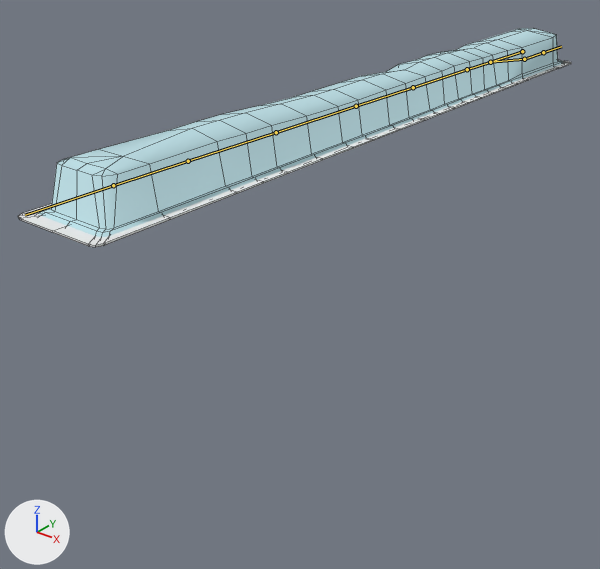
The FBX model care-up/Assets/Resources/Models/catheter.fbx: old version first, new version second.
Rendered twice from a 50 mm lens placed at (0.344, -0.772, 0.147), pointed at (-0.043, -0.289, -0.152). Every picture has the same lights, and +X, +Y and +Z are marked at lower left. The bones that bend it are drawn over the model as lines. Mesh edges are drawn as thin lines.

Objects in the first picture: 'catCover', 'catOuter'.
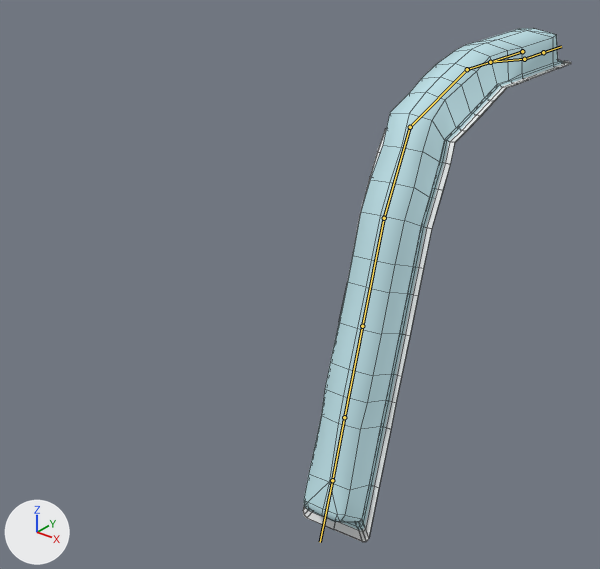
The newer file adds an action. The first version stands in its rest pose; the second is drawn at frame 75 of the action 'catArm|catheter_tweest_L_Lib'.

Edits to the bpy script that builds the scene:
```text
Change bone_b_001:
    where bone_b_001 = bpy.data.objects['catArm'].pose.bones['b.001']  # child of 'b.000'
    bone_b_001.rotation_quaternion: (1.0, 0.0, 0.0, 0.0) -> (0.979, -0.03, 0.008, 0.2)  # degrees (0, 0, 0) -> degrees (-3, 2, 23)
Change bone_b_002:
    where bone_b_002 = bpy.data.objects['catArm'].pose.bones['b.002']  # child of 'b.001'
    bone_b_002.rotation_quaternion: (1.0, 0.0, 0.0, 0.0) -> (0.95, 0.069, -0.06, 0.297)  # degrees (0, 0, 0) -> degrees (6, -9, 34)
Change bone_b_003:
    where bone_b_003 = bpy.data.objects['catArm'].pose.bones['b.003']  # child of 'b.002'
    bone_b_003.rotation_quaternion: (1.0, 0.0, 0.0, 0.0) -> (0.996, 0.005, 0.02, 0.091)  # degrees (0, 0, 0) -> degrees (1, 2, 10)
```

Where the change shows, as pixel boxes [x1, y1, x2, y2] in the pictures (600 x 569 px):
'catOuter', posed (51% narrower, 140% taller)
    before: [38, 28, 563, 237]
    after: [304, 28, 563, 530]
'catCover', posed (51% narrower, 157% taller)
    before: [18, 60, 571, 247]
    after: [303, 60, 571, 542]
bone 'b.001', root to tip
    before: (467, 69) to (413, 87)
    after: (467, 69) to (410, 127)
bone 'b.002', root to tip
    before: (413, 87) to (356, 106)
    after: (410, 127) to (384, 218)
bone 'b.003', root to tip
    before: (356, 106) to (276, 132)
    after: (384, 218) to (362, 326)
